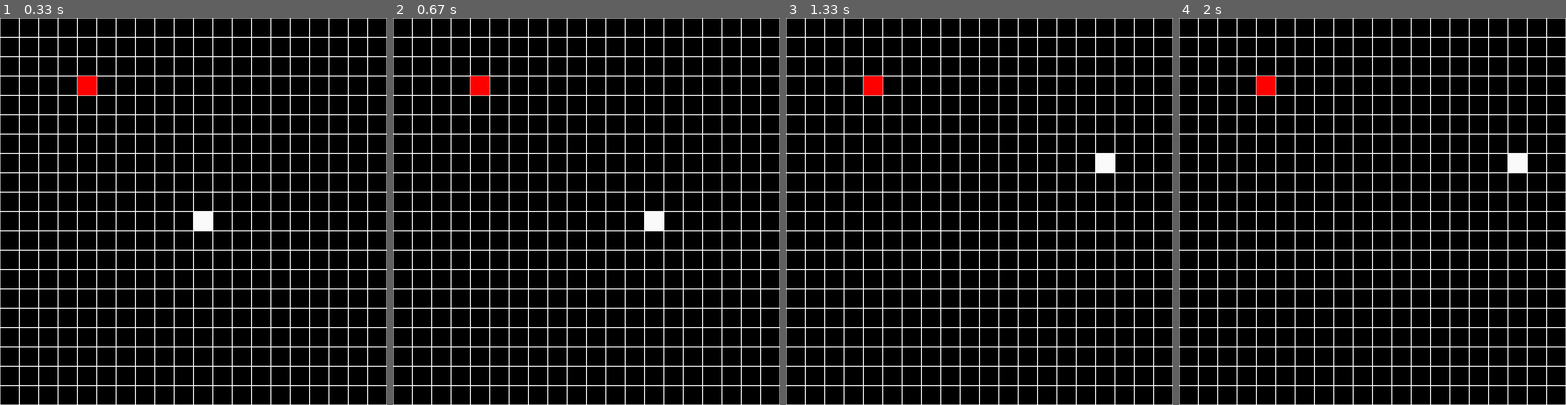
Above: before the commit, frames 1-4 (left to right).
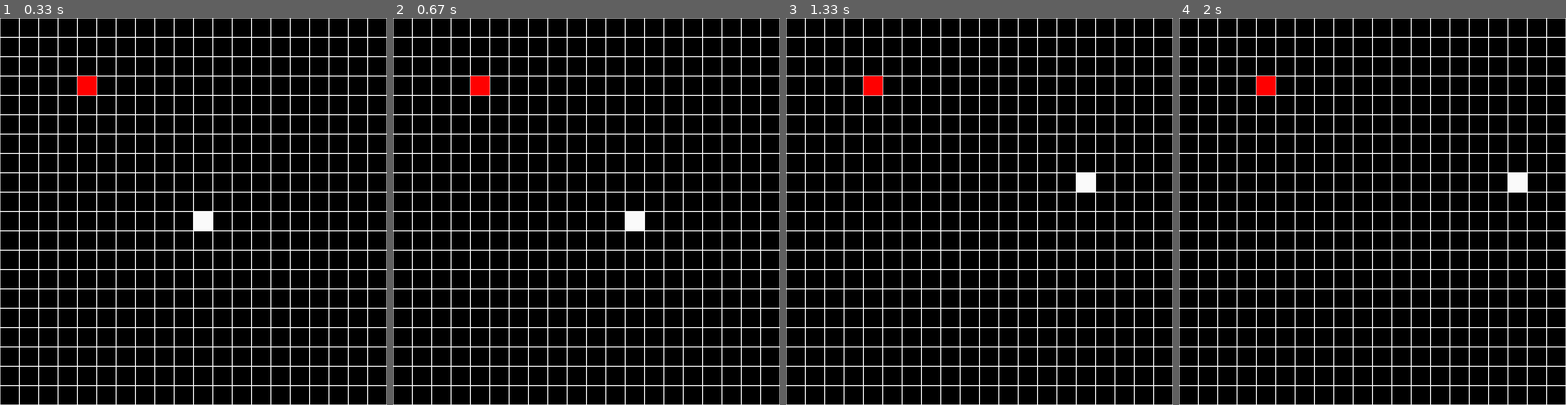
Above: after the commit, the same moments.

Repository: chrisss12/_Snake_Pygame
Game: pygame game, started from _Snake_/Main.py
Same seed, same stepped clock (60 frames per second), same inputs: the game is played once before the commit and once after it.
Inputs:
- Up to frame 1 (0.33 s): no input
- Up to frame 2 (0.67 s): hold Right from 0.33 s (still down)
- Up to frame 3 (1.33 s): release Right at 0.8 s; hold Up 0.83-1.15 s; hold Right from 1.18 s (still down)
- Up to frame 4 (2 s): release Right at 1.65 s; hold Left from 1.68 s (still down)

Frame 1 is identical in both runs. In frame 2, 0.5% of the frame differs, in the area x 60-70%, y 50-55%; in frame 3, 0.5%; in frame 4, 0.5%.

Commit message:
Snake movement fix

Diff:
--- a/_Snake_/Main.py
+++ b/_Snake_/Main.py
@@ -39,7 +39,7 @@
         # new_segment = Rectangle(win, COLOR_B,snake.pos,CELL_SIZE, CELL_SIZE)
         # snake.body.append(new_segment)
 
-    clock.tick(10)
+    clock.tick(7)
     snake.draw()
     apple.draw()
     pygame.display.update()
--- a/_Snake_/rectangle.py
+++ b/_Snake_/rectangle.py
@@ -48,16 +48,16 @@
     def move(self):
         keys = pygame.key.get_pressed()
 
+
         if keys[pygame.K_LEFT]:
             self.dir = Snake.left_direction
-            self.head = self.head[0] + self.dir[0] * CELL_SIZE, self.head[1] + self.dir[1] * CELL_SIZE
         elif keys[pygame.K_UP]:
             self.dir = Snake.up_direction
-            self.head = self.head[0] + self.dir[0] * CELL_SIZE, self.head[1] + self.dir[1] * CELL_SIZE
         elif keys[pygame.K_RIGHT]:
             self.dir = Snake.right_direction
-            self.head = self.head[0] + self.dir[0] * CELL_SIZE, self.head[1] + self.dir[1] * CELL_SIZE
         elif keys[pygame.K_DOWN]:
             self.dir = Snake.down_direction
-            self.head = self.head[0] + self.dir[0] * CELL_SIZE, self.head[1] + self.dir[1] * CELL_SIZE
+
+        self.head = self.head[0] + self.dir[0] * CELL_SIZE, self.head[1] + self.dir[1] * CELL_SIZE
+
         self.pos = self.head
